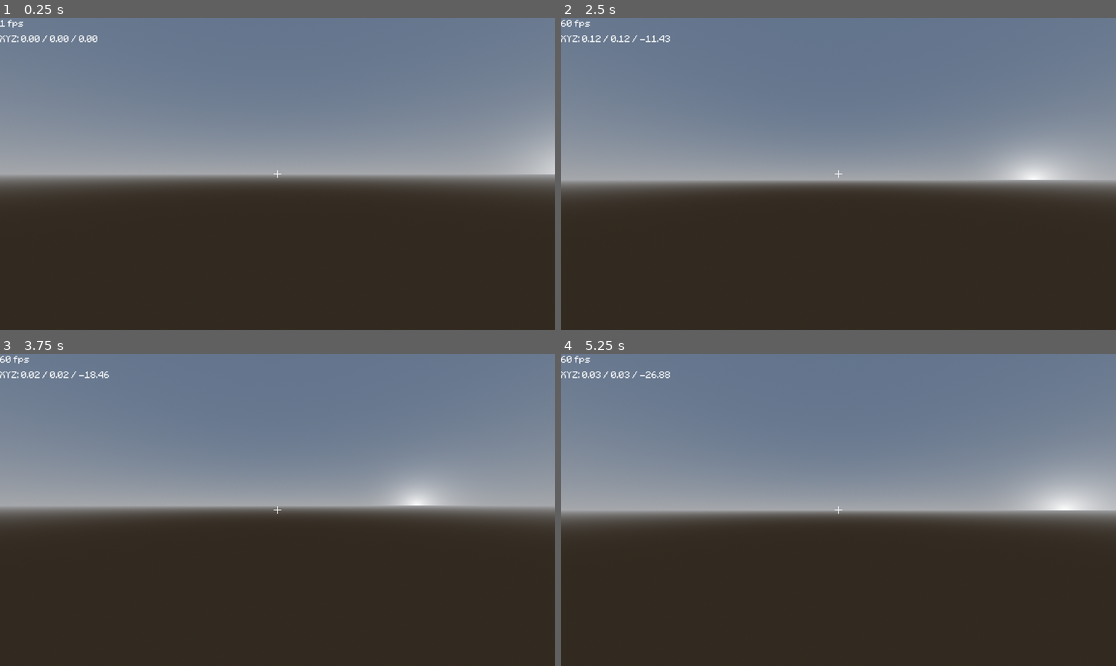
Above: before the commit, frames 1-4 (two rows, left to right).
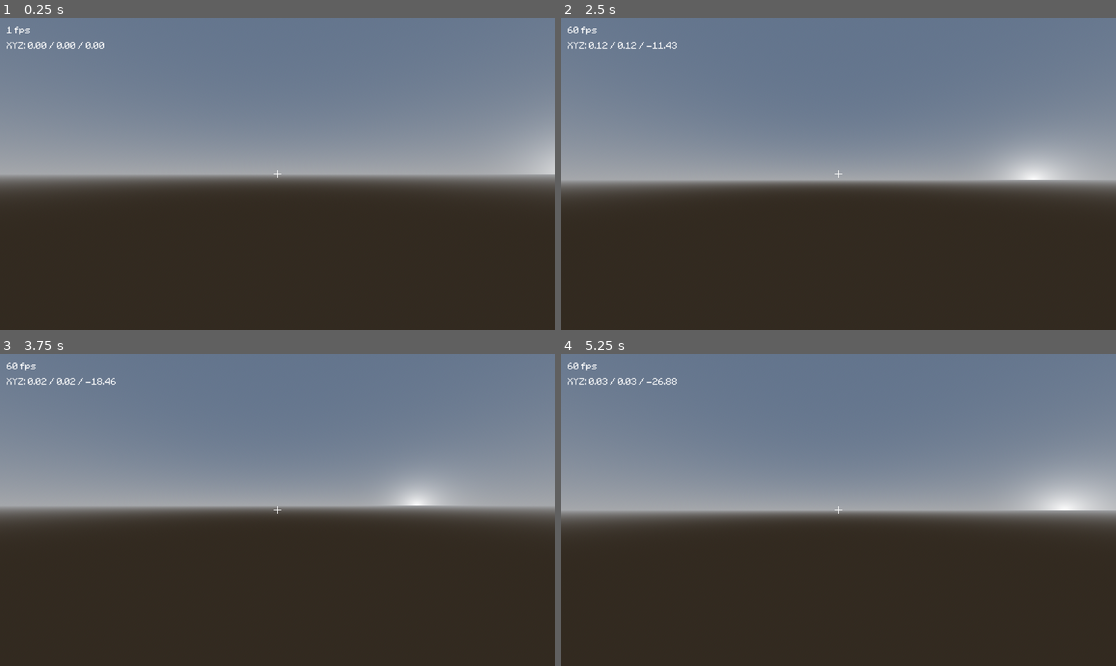
Above: after the commit, the same moments.

Repository: javier-adrian/voxel-gds
Game: Godot game, scene res://level.tscn
Same seed, same stepped clock (60 frames per second), same inputs: the game is played once before the commit and once after it. The project has no main scene, so this scene is started directly.
Inputs (mouse positions are in pixels of both pictures, inside the frame that each line leads up to):
- Up to frame 1 (0.25 s): no input
- Up to frame 2 (2.5 s): tap Enter at 0.5 s; move the mouse to (866, 174) at 0.52 s; hold Shift (Sprint) 0.53-1.28 s; hold W (Forward) from 0.53 s (still down); move the mouse to (810, 174) at 1.27 s; tap Shift (Sprint) at 1.35 s; move the mouse to (849, 167) at 2.02 s; hold Shift (Sprint) from 2.03 s (still down)
- Up to frame 3 (3.75 s): keep holding W (Forward); move the mouse to (271, 516) at 2.77 s; release Shift (Sprint) at 2.78 s; tap Shift (Sprint) at 2.85 s; move the mouse to (316, 513) at 3.52 s; hold Shift (Sprint) from 3.53 s (still down)
- Up to frame 4 (5.25 s): keep holding W (Forward); move the mouse to (794, 506) at 4.27 s; release Shift (Sprint) at 4.28 s; tap Shift (Sprint) at 4.35 s; move the mouse to (844, 510) at 5.02 s; hold Shift (Sprint) from 5.03 s (still down)

The runs differ from the first frame. In frame 1, 0.4% of the frame differs, in the area x 0-19%, y 0-11%; in frame 2, 0.4%; in frame 3, 0.4%; in frame 4, 0.5%, in the area x 0-21%, y 0-11%.

Commit message:
Add padding to debug info

Diff:
--- a/player.tscn
+++ b/player.tscn
@@ -9,8 +9,8 @@
 walkSpeed = 5.0
 mouseSpeed = 300.0
 cam = NodePath("Camera3D")
-coords = NodePath("UserInterface/VBoxContainer/CoordinateLabel")
-fps = NodePath("UserInterface/VBoxContainer/FPSLabel")
+coords = NodePath("UserInterface/MarginContainer/VBoxContainer/CoordinateLabel")
+fps = NodePath("UserInterface/MarginContainer/VBoxContainer/FPSLabel")
 
 [node name="Camera3D" type="Camera3D" parent="."]
 
@@ -21,19 +21,6 @@
 anchor_bottom = 1.0
 grow_horizontal = 2
 grow_vertical = 2
-
-[node name="VBoxContainer" type="VBoxContainer" parent="UserInterface"]
-layout_mode = 0
-offset_right = 40.0
-offset_bottom = 40.0
-
-[node name="FPSLabel" type="Label" parent="UserInterface/VBoxContainer"]
-layout_mode = 2
-theme_override_fonts/font = ExtResource("2_8ggpf")
-
-[node name="CoordinateLabel" type="Label" parent="UserInterface/VBoxContainer"]
-layout_mode = 2
-theme_override_fonts/font = ExtResource("2_8ggpf")
 
 [node name="ColorRect2" type="ColorRect" parent="UserInterface"]
 layout_mode = 1
@@ -62,3 +49,23 @@
 offset_bottom = 8.0
 grow_horizontal = 2
 grow_vertical = 2
+
+[node name="MarginContainer" type="MarginContainer" parent="UserInterface"]
+layout_mode = 0
+offset_right = 40.0
+offset_bottom = 40.0
+theme_override_constants/margin_left = 14
+theme_override_constants/margin_top = 14
+theme_override_constants/margin_right = 14
+theme_override_constants/margin_bottom = 14
+
+[node name="VBoxContainer" type="VBoxContainer" parent="UserInterface/MarginContainer"]
+layout_mode = 2
+
+[node name="FPSLabel" type="Label" parent="UserInterface/MarginContainer/VBoxContainer"]
+layout_mode = 2
+theme_override_fonts/font = ExtResource("2_8ggpf")
+
+[node name="CoordinateLabel" type="Label" parent="UserInterface/MarginContainer/VBoxContainer"]
+layout_mode = 2
+theme_override_fonts/font = ExtResource("2_8ggpf")
